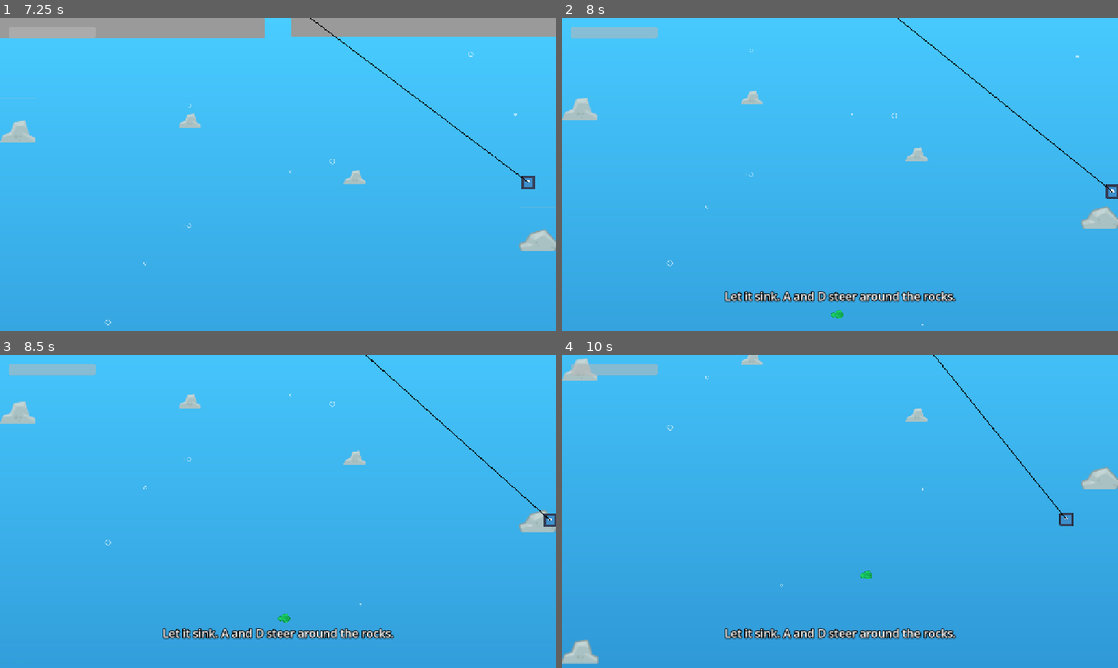
Above: before the commit, frames 1-4 (two rows, left to right).
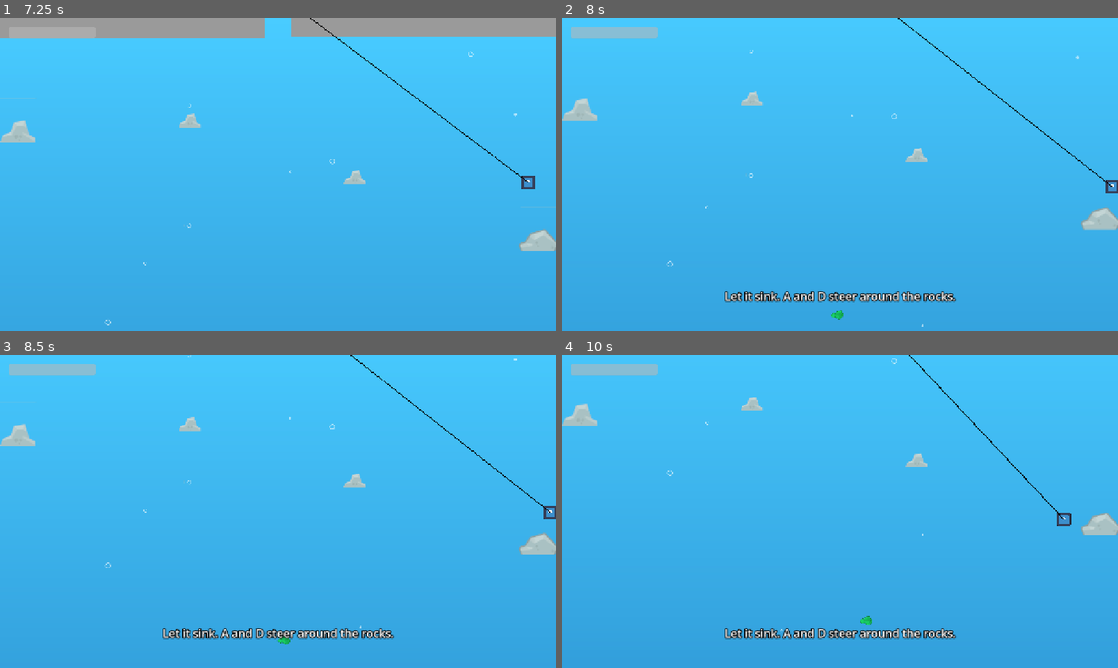
Above: after the commit, the same moments.

Repository: mason00james-cmyk/IceFisher
Game: Godot game, scene res://scenes/level_1.tscn
Same seed, same stepped clock (60 frames per second), same inputs: the game is played once before the commit and once after it. The engine's default icon, where the game draws it, is replaced by a stand-in: a white triangle on a blue panel in a dark square.
Inputs:
- Up to frame 1 (7.25 s): tap Enter at 0.5 s; hold D (steer_right) 0.53-2.03 s; tap Space (cast) every 1.5 s from 0.6 to 6.6 s; tap W (reel) every 1.5 s from 1.35 to 5.85 s; hold A (steer_left) 2.03-3.53 s; hold S 3.53-4.28 s; hold D (steer_right) from 4.28 s (still down)
- Up to frame 2 (8 s): keep holding D (steer_right); tap W (reel) at 7.35 s
- Up to frame 3 (8.5 s): release D (steer_right) at 8.03 s; hold S from 8.03 s (still down); tap Space (cast) at 8.1 s
- Up to frame 4 (10 s): release S at 8.78 s; hold A (steer_left) 8.78-9.53 s; tap W (reel) at 8.85 s; hold D (steer_right) from 9.53 s (still down); tap Space (cast) at 9.6 s

Frame 1 is identical in both runs. In frame 2, 0.6% of the frame differs, in the area x 0-100%, y 0-99%; in frame 3, 2.2%; in frame 4, 2.5%.

Commit message:
playtest solid rocks and fish animate and puffer rules
yaaaaaa

Diff:
--- a/scripts/nibbler.gd
+++ b/scripts/nibbler.gd
@@ -7,6 +7,8 @@
 @export var wander_distance := 60.0
 @export var turn_smoothing := 4.0
 @export var bites_once := false
+@export var puffs := false
+@export var activate_depth := -100000.0
 
 var hook: Node2D
 var home: Vector2
@@ -14,12 +16,23 @@
 var retreat_time := 0.0
 var facing_left := false
 
+# animation
+var base_scale := Vector2.ONE
+var anim_t := 0.0
+var chasing := false
+var puff := 0.0
+var pop := 0.0
+
 @onready var sprite: Sprite2D = $Sprite2D
+
 
 func _ready():
 	home = global_position
 	hook = get_tree().get_first_node_in_group("hook")
 	$Mouth.add_to_group("nibbler")
+	base_scale = sprite.scale
+	anim_t = randf() * TAU
+
 
 func _physics_process(delta):
 	t += delta
@@ -29,13 +42,21 @@
 	if hook:
 		to_hook = hook.global_position - global_position
 
+	var can_chase := false
+	if hook and hook.underwater and hook.bait_hp > 0.0:
+		var close_enough: bool = to_hook.length() < chase_range
+		var deep_enough: bool = hook.global_position.y > activate_depth
+		can_chase = close_enough and deep_enough
+
+	chasing = false
 	if retreat_time > 0.0:
 		retreat_time -= delta
 		goal = global_position - to_hook.normalized() * 100.0
 		speed = chase_speed
-	elif hook and hook.underwater and hook.bait_hp > 0.0 and to_hook.length() < chase_range:
+	elif can_chase:
 		goal = hook.global_position
 		speed = chase_speed
+		chasing = true
 	else:
 		goal = home + Vector2(sin(t * 0.8) * wander_distance, 0)
 		speed = idle_speed
@@ -52,5 +73,26 @@
 		facing_left = false
 	sprite.flip_h = facing_left
 
+	_animate(delta)
+
+
+func _animate(delta: float):
+	# tail wag: faster when swimming faster
+	var freq := 4.0 + velocity.length() * 0.05
+	anim_t += delta * freq
+	sprite.skew = sin(anim_t) * 0.18
+	sprite.position.y = sin(anim_t * 0.5) * 2.0
+
+	# puff up while chasing (pufferfish only)
+	var puff_goal := 1.0 if (puffs and chasing) else 0.0
+	puff = move_toward(puff, puff_goal, delta * 3.0)
+
+	# quick size pop after a bite
+	pop = move_toward(pop, 0.0, delta * 5.0)
+
+	sprite.scale = base_scale * (1.0 + 0.3 * puff + 0.2 * pop)
+
+
 func on_bite():
+	pop = 1.0
 	retreat_time = 999.0 if bites_once else 0.8
--- a/scripts/spawner.gd
+++ b/scripts/spawner.gd
@@ -7,6 +7,8 @@
 const CELL := 64
 const SCALE_FIX := 2.0
 const PUFFER_REGION := Rect2(512, 576, 64, 64)
+const EEL_REGION := Rect2(512, 256, 64, 64)
+const WALL_SPACING := 60.0
 
 @export_enum("level_1", "level_2") var layout := "level_1"
 
@@ -31,32 +33,61 @@
 }
 
 # Gameplay: [kind, position, cleared after tutorial bait loss?]
+# Walls:    ["wall", y, gap_x, gap_width]
 var LAYOUTS := {
 	"level_1": [
-		# steering
 		["rock", Vector2(-200, 250)],
 		["rock", Vector2(180, 380)],
-		# guaranteed bite
 		["biter", Vector2(0, 750), true],
-		# fish to avoid
 		["nibbler", Vector2(-280, 1000), true],
 		["nibbler", Vector2(260, 1080), true],
-		# rock lesson
 		["rock", Vector2(-120, 1280)],
 		["rock", Vector2(-120, 1340)],
 		["nibbler", Vector2(-250, 1310), true],
 		["rock", Vector2(120, 1480)],
 		["rock", Vector2(120, 1540)],
 		["nibbler", Vector2(250, 1510), true],
-		# the big bite
-		["puffer", Vector2(0, 2000), true],
-		# the prize
+		["puffer", Vector2(0, 1950), true],
 		["target", Vector2(0, 2190)],
 	],
-	"level_2": [],
+	"level_2": [
+		# the drop
+		["rock", Vector2(-250, 400)],
+		["rock", Vector2(300, 560)],
+		# the school
+		["nibbler", Vector2(-540, 930)],
+		["nibbler", Vector2(-405, 990)],
+		["nibbler", Vector2(-270, 930)],
+		["nibbler", Vector2(-135, 990)],
+		["nibbler", Vector2(0, 930)],
+		["nibbler", Vector2(135, 990)],
+		["nibbler", Vector2(270, 930)],
+		["nibbler", Vector2(405, 990)],
+		["nibbler", Vector2(540, 930)],
+		# the maze
+		["wall", 1400.0, 420.0, 180.0],
+		["nibbler", Vector2(-450, 1560)],
+		["eel", Vector2(0, 1650)],
+		["wall", 1800.0, -420.0, 180.0],
+		["nibbler", Vector2(450, 1960)],
+		["eel", Vector2(0, 2050)],
+		["wall", 2200.0, 380.0, 180.0],
+		["nibbler", Vector2(-420, 2360)],
+		["wall", 2600.0, -380.0, 180.0],
+		# the graveyard
+		["puffer_mid", Vector2(-200, 3000)],
+		["puffer_mid", Vector2(250, 3220)],
+		# the den
+		["rock", Vector2(-190, 3780)],
+		["rock", Vector2(190, 3780)],
+		["puffer_mid", Vector2(0, 3580)],
+		["target", Vector2(0, 3780)],
+	],
 }
 
-# Decoration: plants sit on the floor at x; wallrocks go at (x, y)
+# plant / bgplant: [kind, cell, x, scale] sits on the floor
+# wallrock:        [kind, cell, x, y] solid
+# deco:            [kind, cell, x, y, scale] floats in place
 var DECOR := {
 	"level_1": [
 		["bgplant", Vector2i(10, 3), -420, 1.0],
@@ -77,8 +108,29 @@
 		["wallrock", Vector2i(5, 5), -600, 1600],
 		["wallrock", Vector2i(5, 6), 600, 1950],
 	],
-	"level_2": [],
+	"level_2": [
+		["bgplant", Vector2i(10, 3), -300, 1.0],
+		["bgplant", Vector2i(9, 9), 350, 1.0],
+		["plant", Vector2i(4, 10), -520, 0.6],
+		["plant", Vector2i(3, 11), -380, 0.6],
+		["plant", Vector2i(4, 11), 420, 0.6],
+		["plant", Vector2i(3, 10), 540, 0.6],
+		["wallrock", Vector2i(5, 5), -600, 300],
+		["wallrock", Vector2i(5, 6), 600, 700],
+		["wallrock", Vector2i(5, 4), -600, 1150],
+		["wallrock", Vector2i(5, 7), 600, 2900],
+		["wallrock", Vector2i(5, 5), -600, 3300],
+		["wallrock", Vector2i(5, 6), 600, 3600],
+		["deco", Vector2i(7, 0), -380, 2950, 0.8],
+		["deco", Vector2i(9, 0), 320, 3050, 0.7],
+		["deco", Vector2i(8, 5), -120, 3300, 0.8],
+		["deco", Vector2i(8, 6), 420, 3400, 0.7],
+		["deco", Vector2i(6, 11), -450, 3500, 0.9],
+		["deco", Vector2i(8, 11), -350, 3960, 0.8],
+		["deco", Vector2i(7, 11), 330, 3960, 0.8],
+	],
 }
+
 
 func _ready():
 	var th: Dictionary = THEMES[layout]
@@ -89,6 +141,9 @@
 	for d in DECOR[layout]:
 		_make_decor(d)
 	for entry in LAYOUTS[layout]:
+		if entry[0] == "wall":
+			_make_wall(entry[1], entry[2], entry[3])
+			continue
 		var node: Node2D = _make(entry[0])
 		node.position = entry[1]
 		if entry.size() > 2 and entry[2]:
@@ -97,6 +152,7 @@
 	for i in 14:
 		_make_bubble()
 	_set_camera_limits()
+
 
 # ---------- gameplay pieces ----------
 
@@ -116,16 +172,47 @@
 			b.bites_once = true
 			return b
 		"puffer":
-			var p = NIBBLER.instantiate()
-			p.nibble_damage = 100.0
-			p.chase_range = 200.0
-			p.chase_speed = 300.0
-			p.scale = Vector2(1.4, 1.4)
-			var spr: Sprite2D = p.get_node("Sprite2D")
-			spr.region_rect = PUFFER_REGION
+			# tutorial guard: unavoidable once you're below 1800
+			return _puffer(100.0, 2000.0, 380.0, 1800.0)
+		"puffer_mid":
+			return _puffer(60.0, 200.0, 180.0)
+		"eel":
+			var e = NIBBLER.instantiate()
+			e.nibble_damage = 30.0
+			e.chase_range = 0.0
+			e.wander_distance = 450.0
+			e.idle_speed = 220.0
+			e.scale = Vector2(1.3, 1.3)
+			var spr: Sprite2D = e.get_node("Sprite2D")
+			spr.region_rect = EEL_REGION
 			spr.scale = Vector2(1.0, 1.0)
-			return p
+			return e
 	return null
+
+
+func _puffer(damage: float, range_px: float, speed: float, depth := -100000.0) -> Node2D:
+	var p = NIBBLER.instantiate()
+	p.nibble_damage = damage
+	p.chase_range = range_px
+	p.chase_speed = speed
+	p.activate_depth = depth
+	p.puffs = true
+	p.scale = Vector2(1.4, 1.4)
+	var spr: Sprite2D = p.get_node("Sprite2D")
+	spr.region_rect = PUFFER_REGION
+	spr.scale = Vector2(1.0, 1.0)
+	return p
+
+
+func _make_wall(y: float, gap_x: float, gap_w: float):
+	var x := -600.0
+	while x <= 600.0:
+		if abs(x - gap_x) > gap_w / 2.0:
+			var r: Node2D = ROCK.instantiate()
+			r.position = Vector2(x, y)
+			add_child(r)
+		x += WALL_SPACING
+
 
 # ---------- looks ----------
 
@@ -139,6 +226,7 @@
 	s.z_index = z
 	add_child(s)
 	return s
+
 
 func _make_water(th: Dictionary):
 	var grad := Gradient.new()
@@ -157,19 +245,14 @@
 	s.z_index = -10
 	add_child(s)
 
+
 func _make_floor(th: Dictionary):
 	for x in range(-640, 640, 64):
 		_sprite(th["sand"], Vector2(x + 32, floor_top + 32), 0.5, -5)
 		for row in [1, 2, 3]:
 			_sprite(th["fill"], Vector2(x + 32, floor_top + 32 + row * 64), 0.5, -5)
-	var body := StaticBody2D.new()
-	var shape := CollisionShape2D.new()
-	var rect := RectangleShape2D.new()
-	rect.size = Vector2(1300, 40)
-	shape.shape = rect
-	body.add_child(shape)
-	body.position = Vector2(0, floor_y)
-	add_child(body)
+	_add_blocker(Vector2(0, floor_y), Vector2(1300, 40))
+
 
 func _make_decor(d: Array):
 	match d[0]:
@@ -179,8 +262,25 @@
 			var s := _plant(d[1], d[2], d[3], -8)
 			s.modulate = Color(1, 1, 1, 0.5)
 		"wallrock":
-			var s := _sprite(d[1], Vector2(d[2], d[3]), 0.8, -1)
+			var pos := Vector2(d[2], d[3])
+			var s := _sprite(d[1], pos, 0.8, -1)
 			s.flip_h = d[2] > 0
+			_add_blocker(pos, Vector2(90, 70))
+		"deco":
+			var s := _sprite(d[1], Vector2(d[2], d[3]), d[4], -1)
+			s.modulate = Color(1, 1, 1, 0.85)
+
+
+func _add_blocker(pos: Vector2, size: Vector2):
+	var body := StaticBody2D.new()
+	var shape := CollisionShape2D.new()
+	var rect := RectangleShape2D.new()
+	rect.size = size
+	shape.shape = rect
+	body.add_child(shape)
+	body.position = pos
+	add_child(body)
+
 
 func _plant(cellv: Vector2i, x: float, sc: float, z: int) -> Sprite2D:
 	var s := _sprite(cellv, Vector2(x, floor_top + 8), sc, z)
@@ -192,10 +292,13 @@
 	t.tween_property(s, "rotation_degrees", -4.0, dur).set_trans(Tween.TRANS_SINE)
 	return s
 
+
 func _make_bubble():
-	var b := _sprite(Vector2i(9, [3, 4, 5].pick_random()), Vector2.ZERO, randf_range(0.15, 0.3), -3)
+	var b := _sprite(Vector2i(9, [3, 4, 5].pick_random()), Vector2.ZERO,
+		randf_range(0.15, 0.3), -3)
 	b.modulate = Color(1, 1, 1, 0.6)
 	_rise(b, true)
+
 
 func _rise(b: Sprite2D, first: bool):
 	var start_y: float = randf_range(60.0, floor_top) if first else floor_top
@@ -205,6 +308,7 @@
 	t.tween_property(b, "position:y", 20.0, dur)
 	t.tween_callback(_rise.bind(b, false))
 
+
 func _set_camera_limits():
 	var cam := get_node_or_null("../Hook/Camera2D") as Camera2D
 	if cam:
--- a/scripts/target.gd
+++ b/scripts/target.gd
@@ -64,6 +64,7 @@
 	t += delta
 	position = home + Vector2(sin(t * swim_speed) * swim_distance, 0)
 	sprite.flip_h = cos(t * swim_speed) < 0
+	sprite.skew = sin(t * 5.0) * 0.15
 
 
 func on_hooked():
